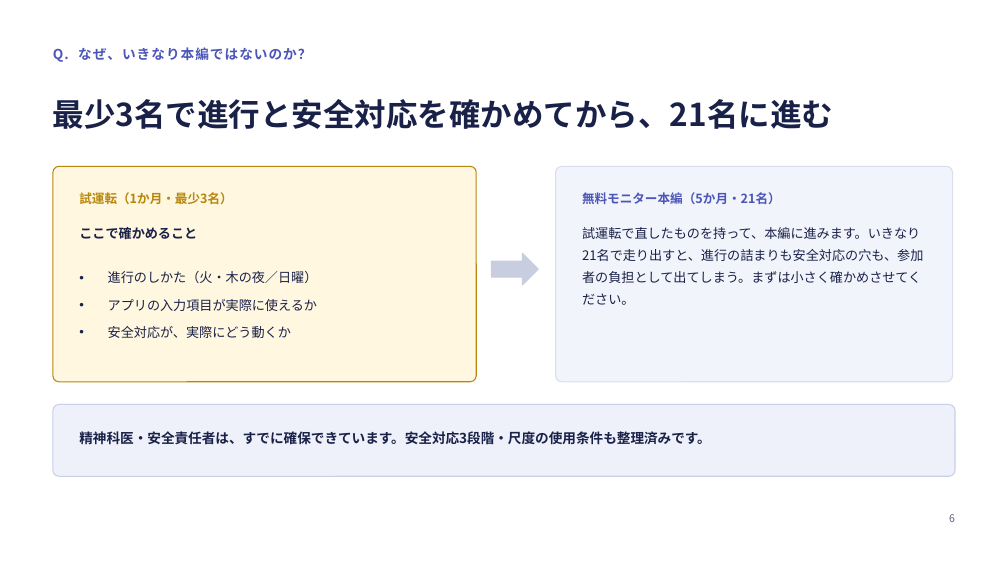
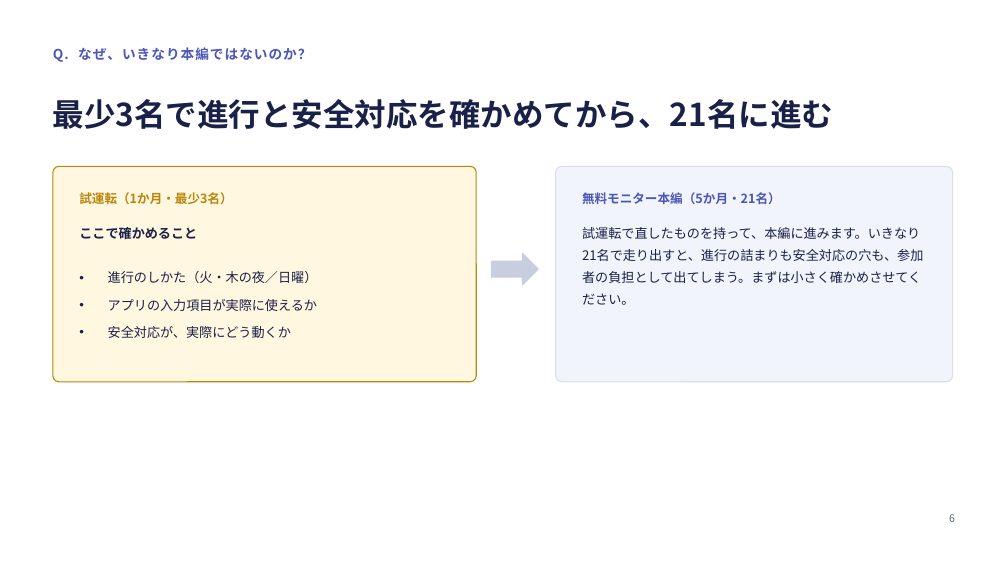
Before and after one commit to kuma-0509/yorucare, a slide deck: slide 6 of docs/ヨルケア事業化プラン_伊藤さん_20260905.pptx. Drawn at 1008x567 pixels with LibreOffice and Linux fonts; fonts in the diff are those of the drawing. Boxes give left, top, right and bottom in pixels: in the first picture for what was removed or moved away, otherwise in the second. Text is boxed around its words. In the diff, an @@ line names an element or a change of style, - is before the commit and + after.

```diff
--- a/docs/ヨルケア事業化プラン_伊藤さん_20260905.pptx
+++ b/docs/ヨルケア事業化プラン_伊藤さん_20260905.pptx
@@ rounded rectangle removed at box(53, 405, 955, 476) @@
@@ text removed at box(79, 431, 711, 445) @@
-精神科医・安全責任者は、すでに確保できています。安全対応3段階・尺度の使用条件も整理済みです。
```
Also in this commit, not shown: 5 other slides changed, 2 other files.
